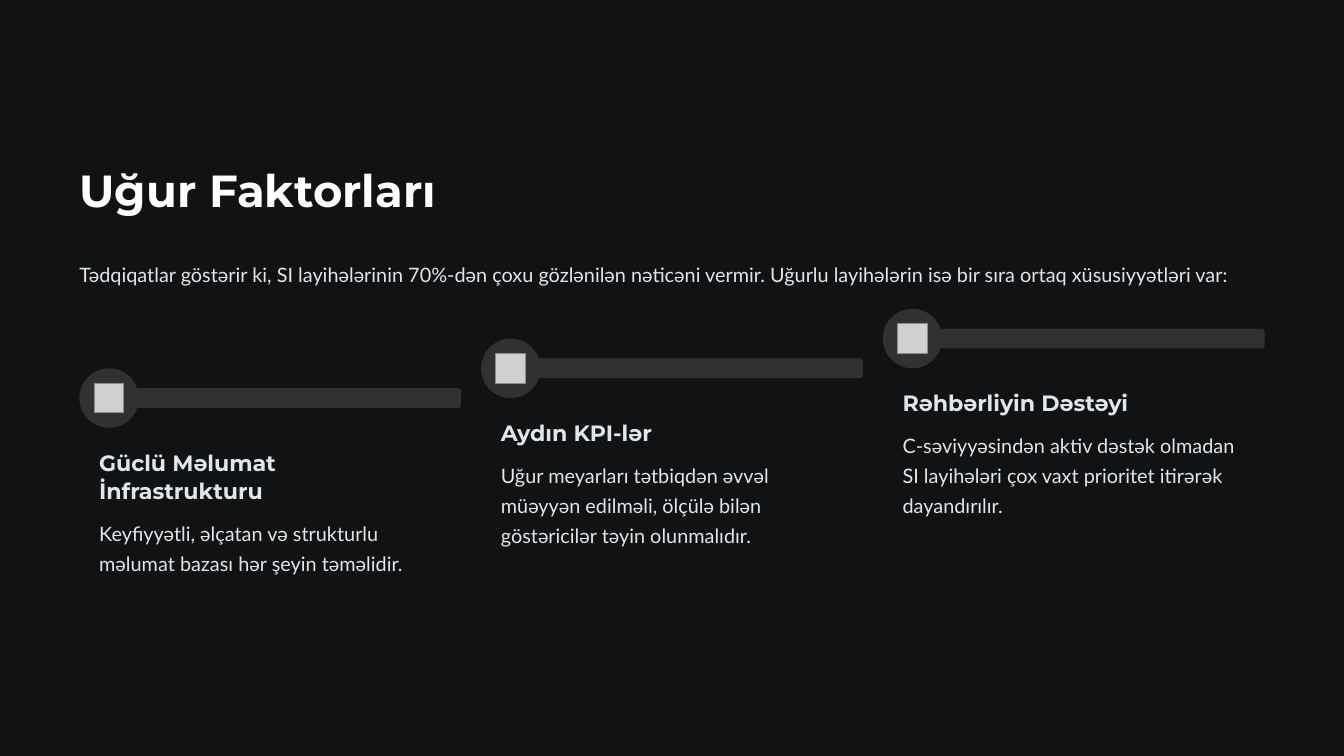
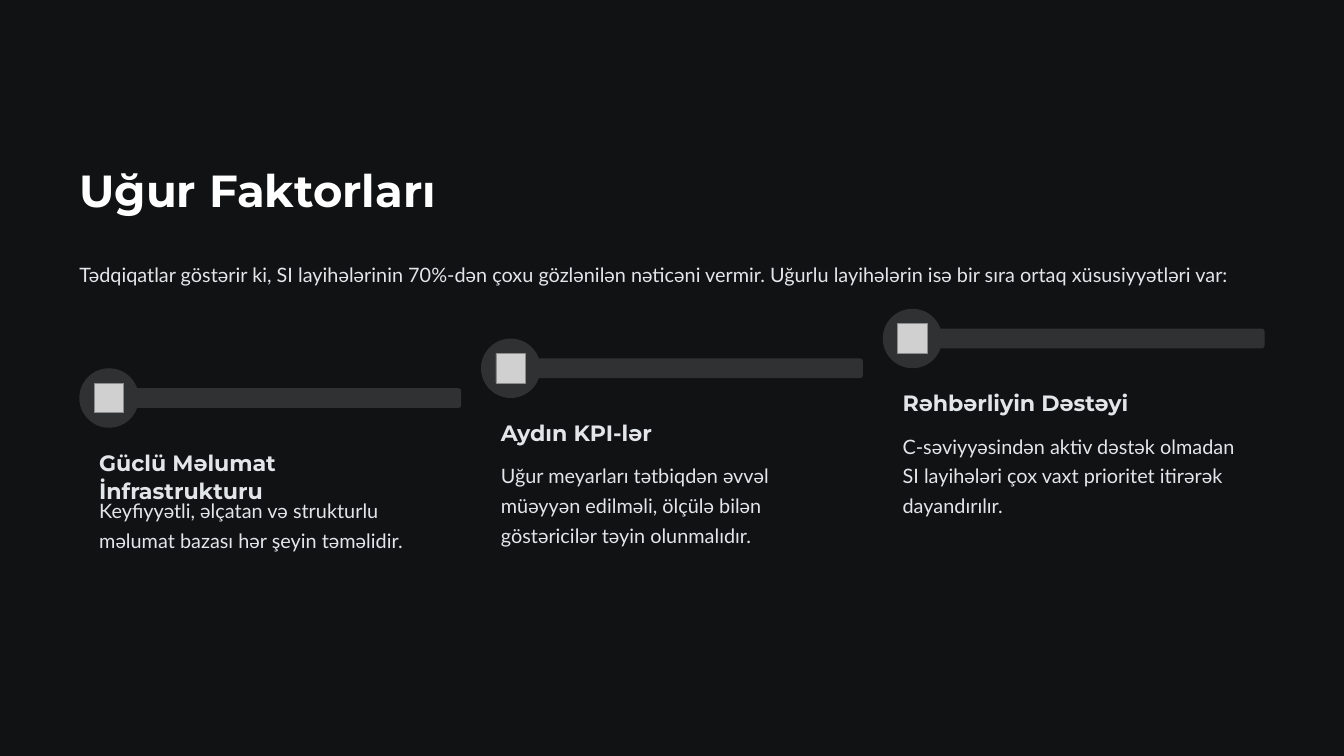
Before and after one commit to oiskenderov/ai-management-course, a slide deck: slide 8 of Seperated/Presentations/L6-Suni-Intellektin-Teskilata-Inteqrasiyasi.pptx. Drawn at 1344x756 pixels with LibreOffice and Linux fonts; fonts in the diff are those of the drawing; grey boxes stand for pictures. Boxes give left, top, right and bottom in pixels: in the first picture for what was removed or moved away, otherwise in the second. Text is boxed around its words. In the diff, an @@ line names an element or a change of style, - is before the commit and + after.

```diff
--- a/Seperated/Presentations/L6-Suni-Intellektin-Teskilata-Inteqrasiyasi.pptx
+++ b/Seperated/Presentations/L6-Suni-Intellektin-Teskilata-Inteqrasiyasi.pptx
@@ text "Güclü Məlumat İnfrastrukturu" rewrapped from (x1=99, y1=454, x2=275, y2=499) to (x1=99, y1=454, x2=275, y2=505) @@
@@ text "Keyfiyyətli, əlçatan və strukturlu məlumat ..." moved from (x1=99, y1=526, x2=403, y2=575) to (x1=99, y1=503, x2=403, y2=552) @@
```
Also in this commit, not shown: 5 other slides changed, 11 other files.
